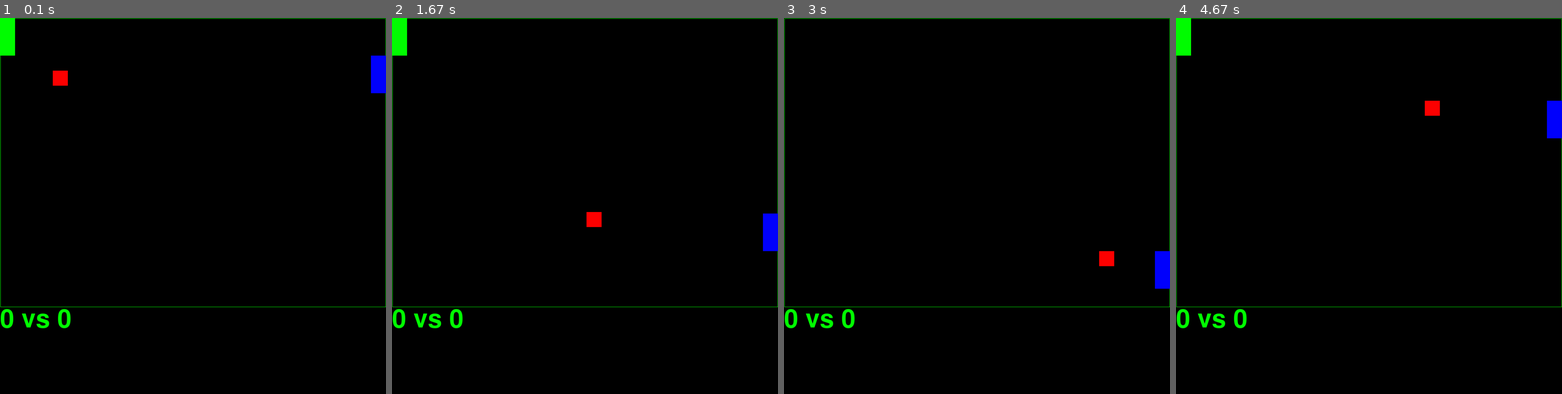
Above: before the commit, frames 1-4 (left to right).
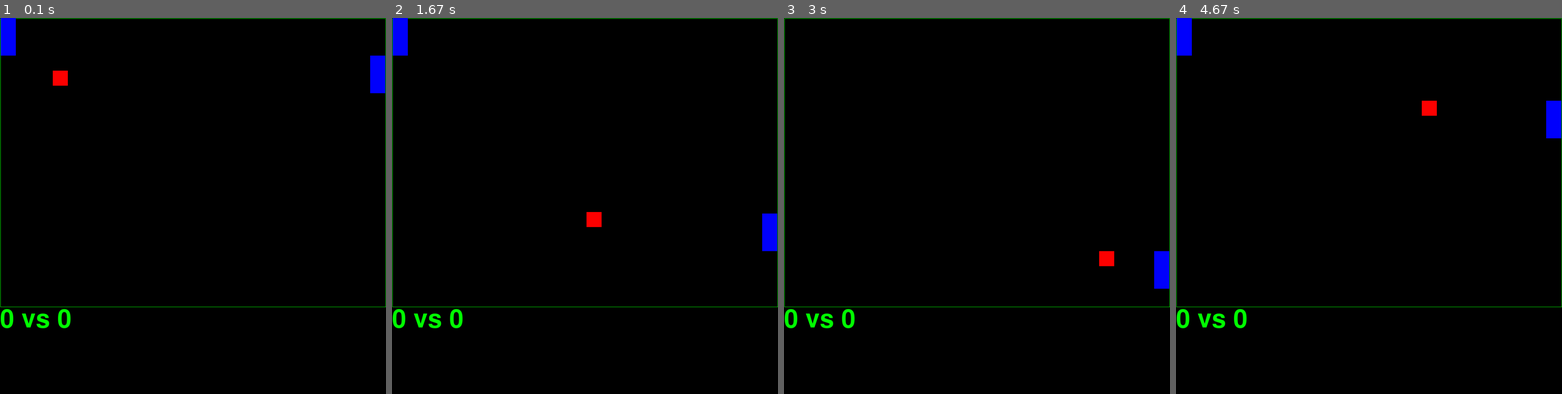
Above: after the commit, the same moments.

Repository: dmateos/glexperiments
Game: pygame game, started from pygame_pong/main.py
Two runs of this game, one before a commit and one after it. Both use one fixed random seed, a clock stepped at 60 frames per second and the inputs below.
Inputs:
- Up to frame 1 (0.1 s): no input
- Up to frame 2 (1.67 s): hold Up 0.33-0.8 s; hold Down 0.83-1.13 s; hold Up 1.17-1.53 s; hold Down from 1.57 s (still down)
- Up to frame 3 (3 s): release Down at 1.93 s; hold Up 1.97-2.27 s; hold Down 2.3-2.6 s; hold Up from 2.63 s (still down)
- Up to frame 4 (4.67 s): release Up at 3 s; hold Down 3.03-3.4 s; hold Up 3.43-3.73 s; hold Down 3.77-4.07 s; hold Up 4.1-4.47 s; hold Down from 4.5 s (still down)

The runs differ from the first frame. In frame 1, 0.5% of the frame differs, in the area x 0-100%, y 0-21%; in frame 2, 0.5%; in frame 3, less than 0.1%; in frame 4, 0.5%, in the area x 0-100%, y 0-33%.

Commit message:
bug fixes

Diff:
--- a/pygame_pong/main.py
+++ b/pygame_pong/main.py
@@ -7,7 +7,7 @@
 SCREEN_SIZE = (1024, 1000)
 FIELD_SIZE = (1024, 768)
 USER_COLOR = (0, 0, 255)
-COMPUTER_COLOR = (0, 255, 0)
+COMPUTER_COLOR = (0, 0, 255)
 BACKGROUND_COLOR = (0, 0, 0)
 BALL_SPEED = 4
 
@@ -19,14 +19,14 @@
         self.rect = self.image.get_rect()
 
         if computer:
+            self.image.fill(COMPUTER_COLOR)
+            self.rect.x += FIELD_SIZE[0] - 42
+        else:
             self.image.fill(USER_COLOR)
-            self.rect.x += FIELD_SIZE[0] - 40
-        else:
-            self.image.fill(COMPUTER_COLOR)
-            self.rect.x = 0
+            self.rect.x = 2
 
     def computer_move(self, ball_location) -> None:
-        if ball_location.y > self.rect.y:
+        if ball_location.y > self.rect.y and self.rect.y + 100 <= FIELD_SIZE[1]:
             self.rect.y += 10
         else:
             self.rect.y -= 10
